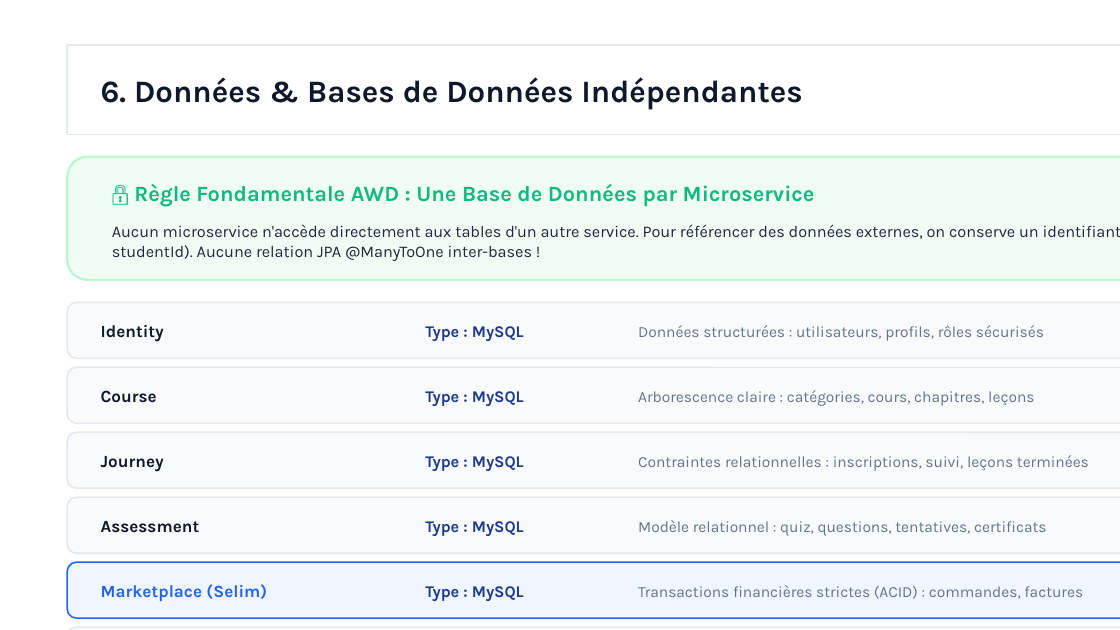
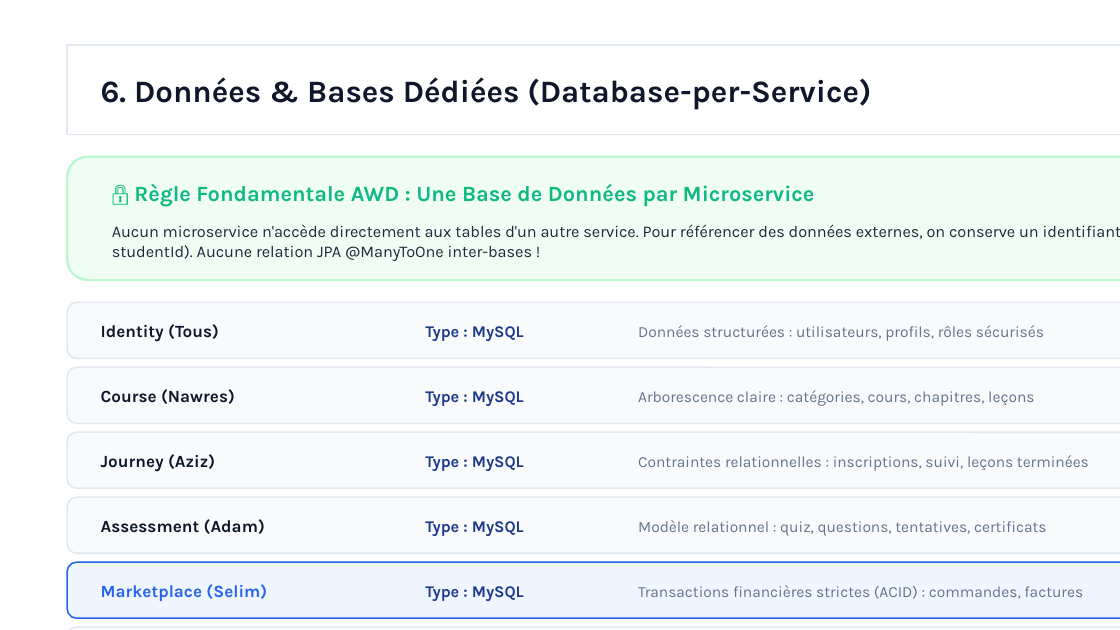
Before and after one commit to salim-hechmi/learnhub-4ssa13-g5, a slide deck: slide 7 of Documentation/Presentation/LearnHub_Presentation_Validation1.pptx. Drawn at 1120x630 pixels with LibreOffice and Linux fonts; fonts in the diff are those of the drawing. Boxes give left, top, right and bottom in pixels: in the first picture for what was removed or moved away, otherwise in the second. Text is boxed around its words. In the diff, an @@ line names an element or a change of style, - is before the commit and + after.

Commit message:
docs: update team members (Nawres SOUA, Aziz BEN MAMI, Adam NSIRI, Mootez SFAIHI) and group to G5

```diff
--- a/Documentation/Presentation/LearnHub_Presentation_Validation1.pptx
+++ b/Documentation/Presentation/LearnHub_Presentation_Validation1.pptx
@@ text at [101, 77, 871, 110]: text changed @@
-6. Données & Bases de Données Indépendantes
+6. Données & Bases Dédiées (Database-per-Service)
@@ text at [101, 324, 219, 342]: text changed @@
-Identity
+Identity (Tous)
@@ text at [101, 389, 235, 404]: text changed @@
-Course
+Course (Nawres)
@@ text at [101, 454, 215, 472]: text changed @@
-Journey
+Journey (Aziz)
@@ text at [101, 519, 265, 534]: text changed @@
-Assessment
+Assessment (Adam)
```
Also in this commit, not shown: 7 other slides changed, 9 other files.
